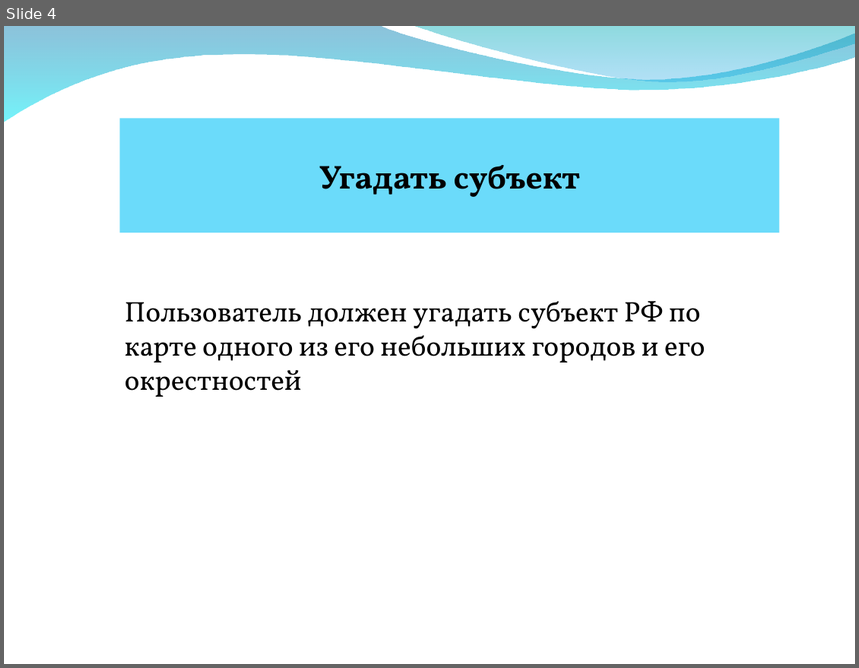
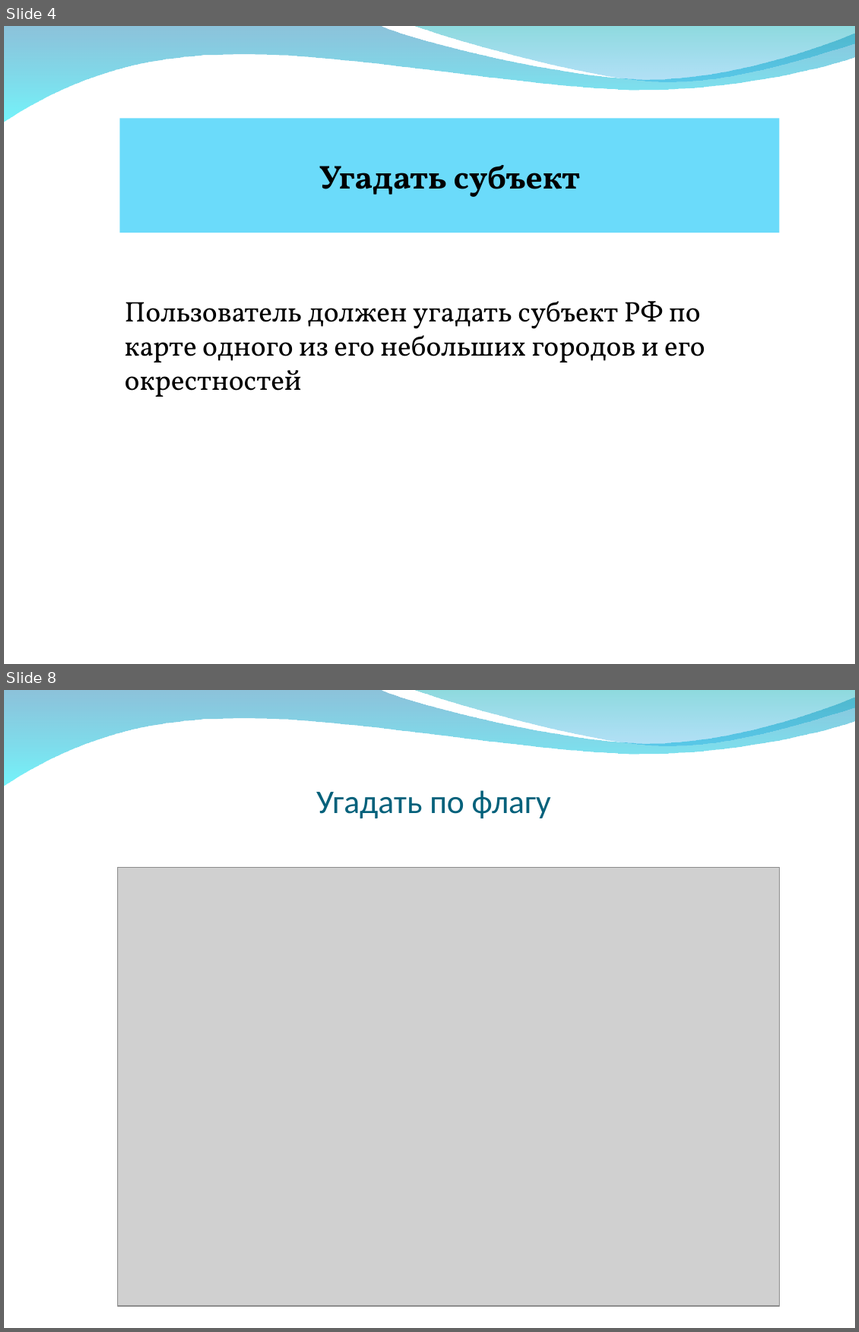
Before and after one commit to AverageEnjoyer2/geobotproject, a slide deck: презентация.ppt. Shown one above the other, each under a label of ours: slide 4 before the commit, slides 4 and 8 after it; the slides between them are not shown. The pictures are 859x668 and 859x1332 pixels, drawn with LibreOffice and Linux fonts; fonts in the diff are those of the drawing; grey boxes stand for pictures; background and template pictures are left out. Boxes give left, top, right and bottom in pixels: in the first picture for what was removed or moved away, otherwise in the second. Text is boxed around its words. In the diff, an @@ line names an element or a change of style, - is before the commit and + after.

```diff
--- a/презентация.ppt
+++ b/презентация.ppt
@@ slide 8 added at box(4, 690, 855, 1328), background picture (left out); not listed: 2 template elements that a slide beside it also shows @@
@@ title added at box(316, 790, 551, 818), 28 pt, text #04617B @@
+Угадать по флагу
@@ picture added at box(117, 868, 779, 1306) @@
```
Also in this commit, not shown: 2 slides changed, 9 other slides added, 3 other files.
